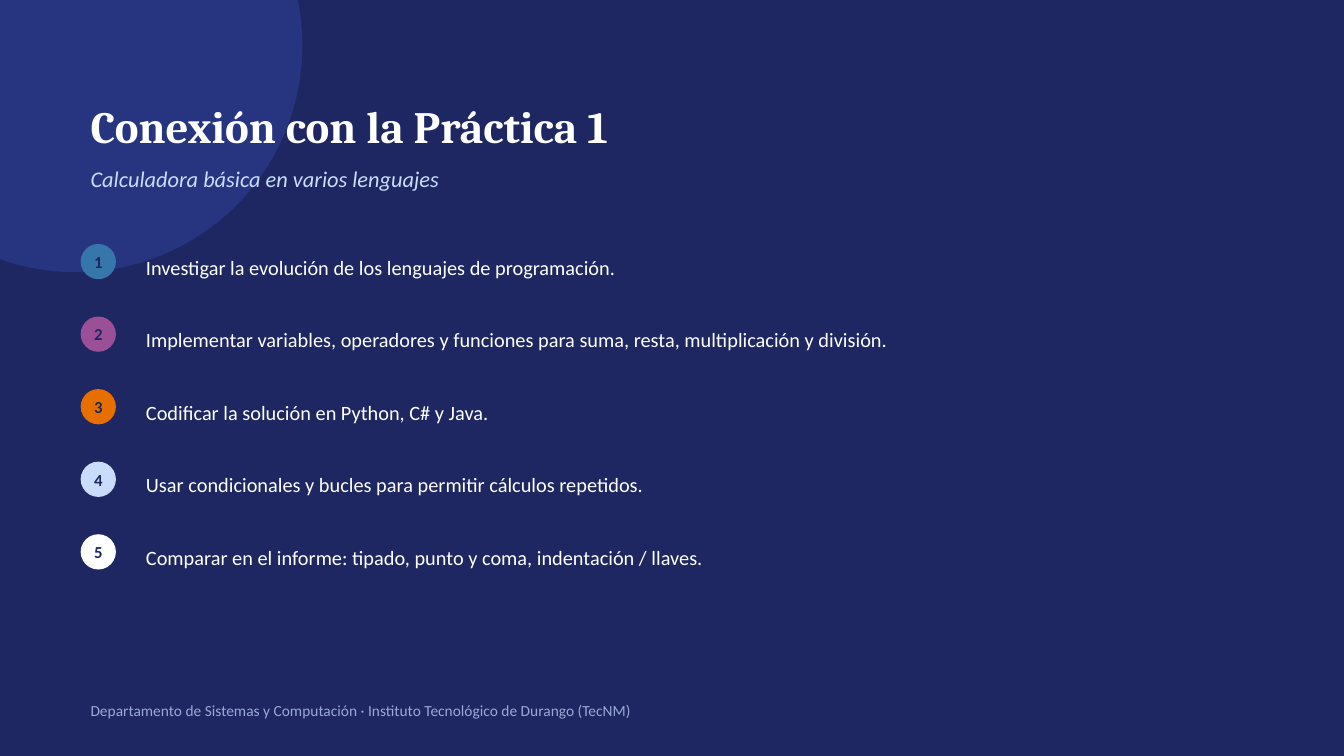
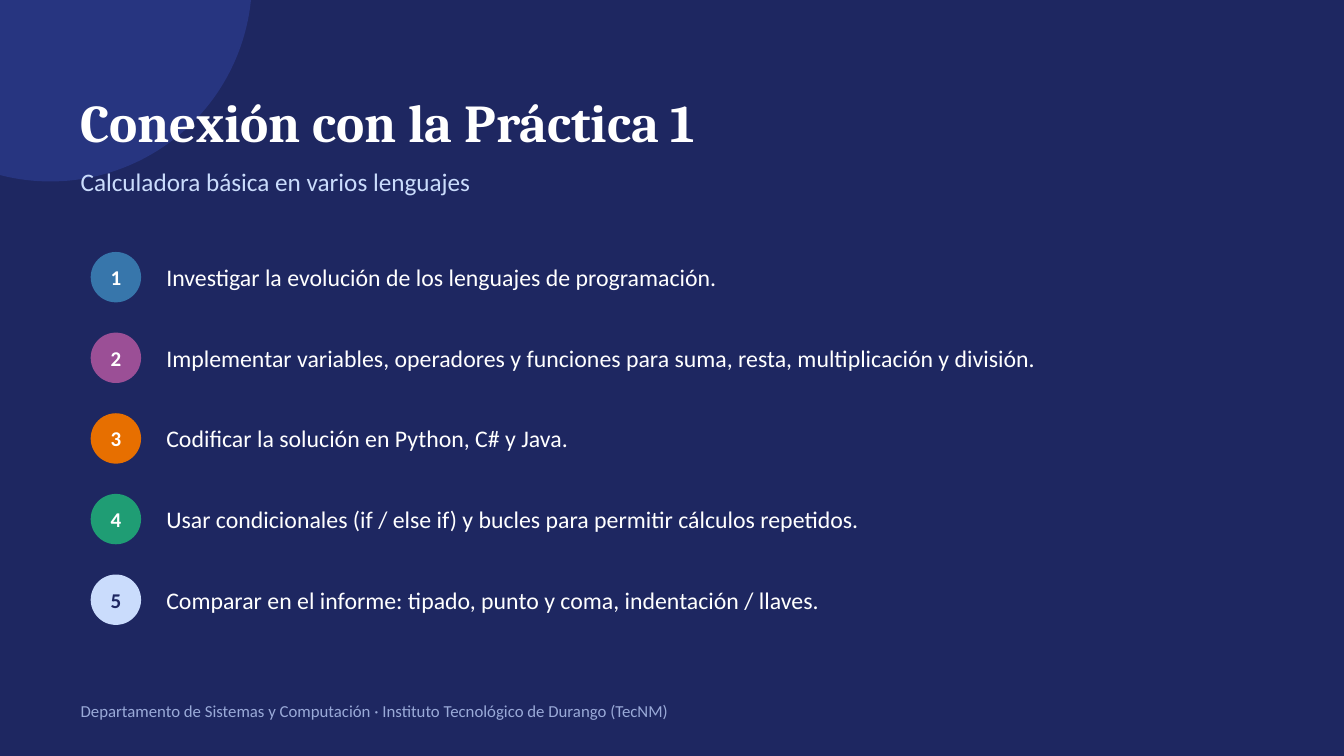
Before and after one commit to svalher/Fundamentos_de_Programacion_para_IIA, a slide deck: slide 21 of Fundamentos de Programación IA/Unidad 1/Material Unidad 1/Unidad1_Fundamentos_Programacion.pptx (slide 14 before the commit). Drawn at 1344x756 pixels with LibreOffice and Linux fonts; fonts in the diff are those of the drawing. Boxes give left, top, right and bottom in pixels: in the first picture for what was removed or moved away, otherwise in the second. Text is boxed around its words. In the diff, an @@ line names an element or a change of style, - is before the commit and + after.

```diff
--- a/Fundamentos de Programación IA/Unidad 1/Material Unidad 1/Unidad1_Fundamentos_Programacion.pptx
+++ b/Fundamentos de Programación IA/Unidad 1/Material Unidad 1/Unidad1_Fundamentos_Programacion.pptx
@@ ellipse: place and size @@
-ellipse at [0,0,302,272]
+ellipse at [0,0,252,181]
@@ text "Conexión con la Práctica 1": place and size @@
-text "Conexión con la Práctica 1" at [91,111,608,144]
+text "Conexión con la Práctica 1" at [81,104,695,143]
@@ text "Conexión con la Práctica 1" at [81,104,695,143]: size 32 to 38 pt @@
@@ text "Calculadora básica en varios lenguajes" at [81,173,470,196]: size 16 to 18 pt, italic off @@
@@ text "1": place and size @@
-text "1" at [94,257,102,268]
+text "1" at [111,271,122,285]
@@ ellipse: place and size @@
-ellipse at [81,244,116,279]
+ellipse at [91,252,141,302]
@@ text "Investigar la evolución de los ...": place and size @@
-text "Investigar la evolución de los ..." at [146,261,615,279]
+text "Investigar la evolución de los ..." at [166,269,717,290]
@@ text "Implementar variables, operadores y funciones ...": place and size @@
-text "Implementar variables, operadores y funciones ..." at [146,333,886,351]
+text "Implementar variables, operadores y funciones ..." at [166,350,1035,371]
@@ text "2": place and size @@
-text "2" at [94,329,102,340]
+text "2" at [111,352,122,366]
@@ ellipse: place and size @@
-ellipse at [81,317,116,352]
+ellipse at [91,333,141,383]
@@ text "3": place and size @@
-text "3" at [94,402,102,413]
+text "3" at [111,432,122,446]
@@ ellipse: place and size @@
-ellipse at [81,389,116,424]
+ellipse at [91,413,141,464]
@@ text "Codificar la solución en Python, ...": place and size @@
-text "Codificar la solución en Python, ..." at [146,406,489,424]
+text "Codificar la solución en Python, ..." at [166,430,567,451]
@@ size 12 to 15 pt, text colour #1E2761 to #FFFFFF in 4 elements at [111,271,122,285], [111,352,122,366], [111,432,122,446], [111,513,122,527] @@
@@ text "4": place and size @@
-text "4" at [94,475,102,486]
+text "4" at [111,513,122,527]
@@ ellipse: place and size @@
-ellipse at [81,534,116,570]
+ellipse at [91,494,141,544]
@@ ellipse at [91,494,141,544]: fill #FFFFFF to #1F9D74 @@
@@ text at [166,511,858,532]: text changed; size 14.5 to 17 pt @@
-Usar condicionales y bucles para permitir cálculos repetidos.
+Usar condicionales (if / else if) y bucles para permitir cálculos repetidos.
@@ text "5": place and size @@
-text "5" at [94,547,102,558]
+text "5" at [111,594,122,608]
@@ text "5" at [111,594,122,608]: size 12 to 15 pt @@
@@ ellipse: place and size @@
-ellipse at [81,462,116,497]
+ellipse at [91,575,141,625]
@@ size 14.5 to 17 pt in 4 elements at [166,269,717,290], [166,350,1035,371], [166,430,567,451], [166,592,819,613] @@
@@ text "Comparar en el informe: tipado, ...": place and size @@
-text "Comparar en el informe: tipado, ..." at [146,551,702,569]
+text "Comparar en el informe: tipado, ..." at [166,592,819,613]
@@ text "Departamento de Sistemas y Computación ..." at [81,705,667,720]: size 11 to 12 pt @@
```
Also in this commit, not shown: 13 other slides changed, 7 slides added, 2 other files.
